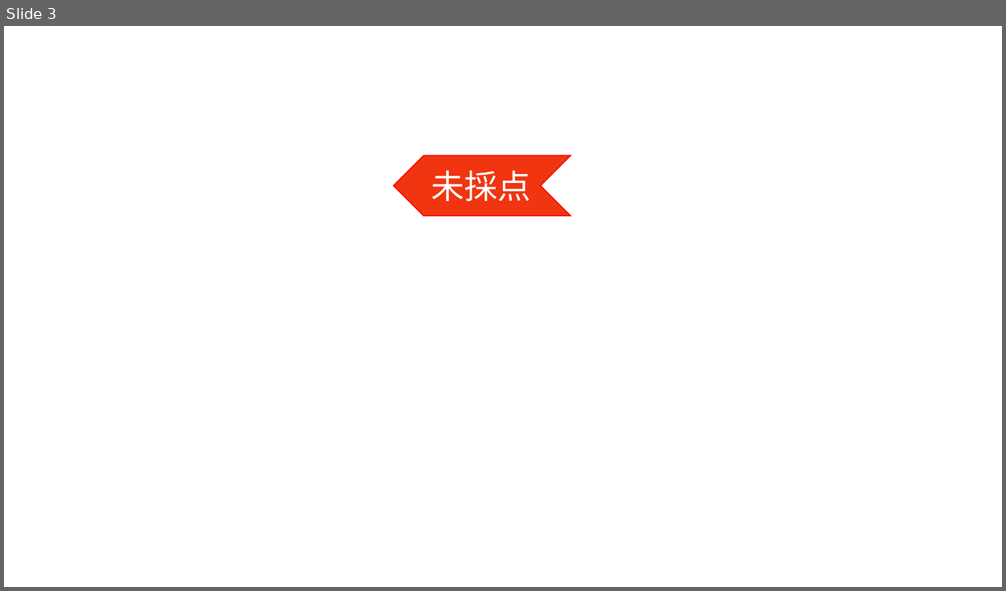
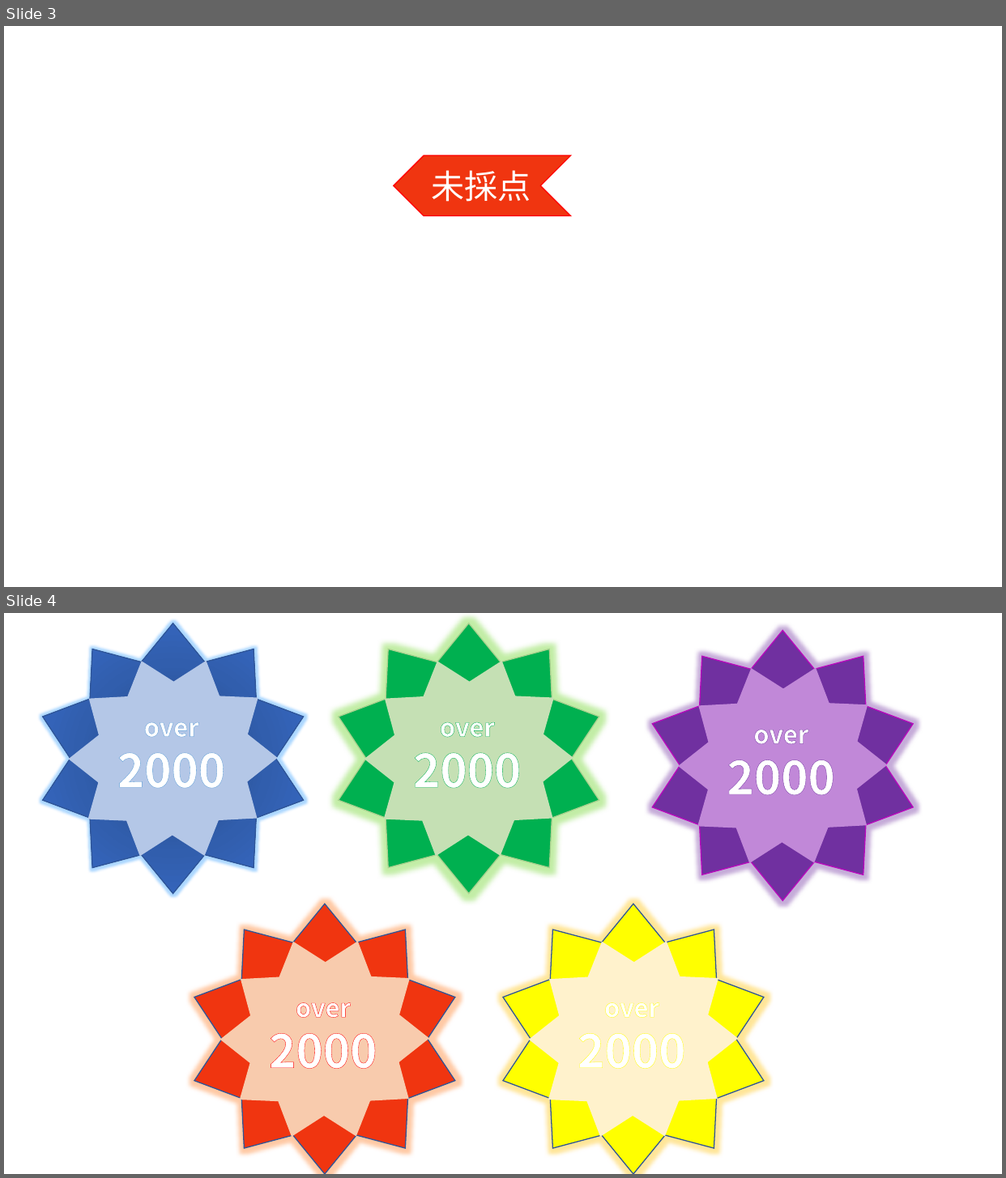
Before and after one commit to Raikou-56/IdeaOfMath, a slide deck: src/imgcre.pptx. Shown one above the other, each under a label of ours: slide 3 before the commit, slides 3 and 4 after it. The pictures are 1006x591 and 1006x1178 pixels, drawn with LibreOffice and Linux fonts; fonts in the diff are those of the drawing. Boxes give left, top, right and bottom in pixels: in the first picture for what was removed or moved away, otherwise in the second. Text is boxed around its words. In the diff, an @@ line names an element or a change of style, - is before the commit and + after.

```diff
--- a/src/imgcre.pptx
+++ b/src/imgcre.pptx
@@ slide 4 added at bbox=[4, 613, 1002, 1174], background #FFFFFF @@
@@ star added at bbox=[43, 624, 304, 894], fill gradient #23427A to #315EAD to #3A6FCE, outline #2F5597 1 pt @@
@@ star added at bbox=[47, 631, 300, 887], fill #B4C7E7 @@
@@ star added at bbox=[339, 624, 599, 894], fill #00B050, outline #A9D18E 1 pt @@
@@ star added at bbox=[343, 631, 595, 887], fill #C5E0B4 @@
@@ star added at bbox=[652, 630, 913, 901], fill #7030A0, outline #B909BD 1 pt @@
@@ star added at bbox=[656, 637, 909, 894], fill #C188D8 @@
@@ text added at bbox=[117, 722, 225, 788], 24 pt, text #FFFFFF, bold @@
+over
+2000
@@ text added at bbox=[413, 722, 521, 789], 24 pt, text #FFFFFF, bold @@
+over
+2000
@@ text added at bbox=[727, 730, 835, 795], 24 pt, text #FFFFFF, bold @@
+over
+2000
@@ star added at bbox=[194, 905, 454, 1174], fill #F03510, outline #2F5597 1 pt @@
@@ star added at bbox=[198, 912, 450, 1168], fill #F8CBAD @@
@@ star added at bbox=[503, 905, 764, 1174], fill #FFFF00, outline #2F5597 1 pt @@
@@ star added at bbox=[507, 912, 760, 1168], fill #FFF2CC @@
@@ text added at bbox=[269, 1003, 377, 1069], 24 pt, text #FFFFFF, bold @@
+over
+2000
@@ text added at bbox=[577, 1003, 685, 1069], 24 pt, text #FFFFFF, bold @@
+over
+2000
```
Also in this commit, not shown: 9 other files.
